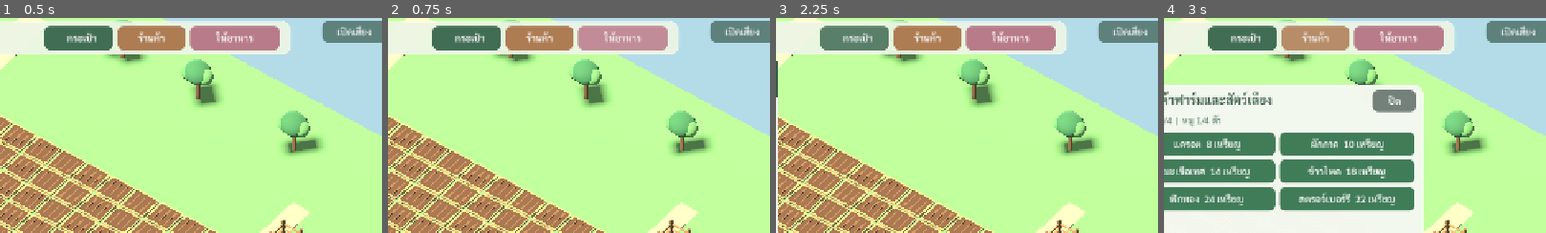
Above: before the commit, frames 1-4 (left to right).
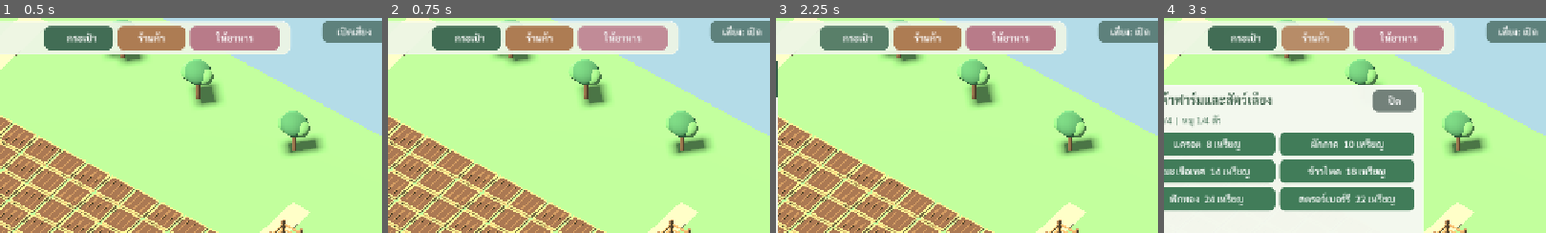
Above: after the commit, the same moments.

Repository: redfullmoon209-debug/happy-farm
Game: Godot game, scene res://scenes/Main.tscn
Same seed, same stepped clock (60 frames per second), same inputs: the game is played once before the commit and once after it.
Inputs:
- Up to frame 1 (0.5 s): no input
- Up to frame 2 (0.75 s): click "ให้อาหาร" at 0.5 s
- Up to frame 3 (2.25 s): click "กระโดด" at 1.25 s; click "กระเป๋า" at 2 s
- Up to frame 4 (3 s): click "ร้านค้า" at 2.75 s
The pictures show only the part of the screen within x 35-85%, y 0-50%; the shares and areas given below are measured in that part.

Frame 1 is identical in both runs. In frame 2, 0.2% of the frame differs, in the area x 87-98%, y 3-9%; in frame 3, 0.2%; in frame 4, 0.2%.

Commit message:
Trigger farming SFX, voices and ambient music from real keyboard/touch actions and nearby crops

Diff:
--- a/scripts/Game.gd
+++ b/scripts/Game.gd
@@ -461,6 +461,8 @@
         refresh_labels()
         return
     work_plot = index
+    if tool_mode == "plant" and farm_audio != null:
+        farm_audio.announce("plant")
     actor_goal = plot_places[index] + Vector3(0,0,1.20)
     message = "ชาวสวนกำลังเดินไปแปลง"
     refresh_labels()
@@ -493,6 +495,12 @@
         coins += int(CROPS[crop_id]["reward"])
         plots[i] = {"tilled":true}
         message = "เก็บเกี่ยวสำเร็จ ได้เหรียญเพิ่ม"
+    if farm_audio != null:
+        farm_audio.play_effect(tool_mode)
+        if tool_mode == "plant":
+            farm_audio.announce("water", true)
+        elif tool_mode == "harvest":
+            farm_audio.announce("harvest", true)
     work_plot = -1
     hoe.visible = false
     can.visible = false
@@ -504,6 +512,10 @@
     var previous_position: Vector3 = farmer.position
     elapsed += delta
     animate_pigs()
+    prompt_timer += delta
+    if prompt_timer >= 8.0:
+        prompt_timer = 0.0
+        _check_voice_context()
     tick += delta
     if tick >= 0.55:
         tick = 0
@@ -549,6 +561,13 @@
             farmer.position.y = jumping
         hoe.visible = false
         can.visible = false
+    if farmer.position.distance_to(previous_position) > 0.01:
+        footstep_timer -= delta
+        if footstep_timer <= 0.0 and farm_audio != null:
+            farm_audio.play_effect("step")
+            footstep_timer = 0.29 if running else 0.46
+    else:
+        footstep_timer = minf(footstep_timer, 0.15)
     # On a close-up view, keep the real farmer centered while they walk.
     if camera_distance < 30.0:
         update_camera()
@@ -582,6 +601,8 @@
     if work_plot >= 0 or work_time > 0 or shop_panel.visible: return
     if jumping <= 0 and jump_velocity <= 0:
         jump_velocity = 6.2
+        if farm_audio != null:
+            farm_audio.play_effect("jump")
 
 func zoom_in() -> void:
     set_camera_zoom(camera_distance * 0.72)
@@ -663,6 +684,15 @@
         update_camera()
 
 func _input(event: InputEvent) -> void:
+    if farm_audio != null and not farm_audio.unlocked:
+        var is_first_gesture: bool = (
+            (event is InputEventKey and event.pressed)
+            or (event is InputEventScreenTouch and event.pressed)
+            or (event is InputEventMouseButton and event.pressed)
+        )
+        if is_first_gesture:
+            farm_audio.activate()
+            refresh_sound_button()
     if event is InputEventKey and event.pressed and not event.echo and event.keycode == KEY_SPACE:
         jump()
     if event is InputEventScreenTouch:
@@ -1135,7 +1165,10 @@
     voice_caption_tween = create_tween()
     voice_caption_tween.tween_interval(2.8)
     voice_caption_tween.tween_property(voice_caption, "modulate:a", 0.0, 0.65)
-    voice_caption_tween.tween_callback(func() -> void: voice_caption.visible = false)
+    voice_caption_tween.tween_callback(_hide_voice_caption)
+
+func _hide_voice_caption() -> void:
+    voice_caption.visible = false
 
 func _check_voice_context() -> void:
     if farm_audio == null or not farm_audio.unlocked or not farm_audio.enabled:
@@ -1249,6 +1282,8 @@
         coins -= price
         seeds[index] = int(seeds[index])+1
         message = "ซื้อเมล็ดพันธุ์สำเร็จ"
+        if farm_audio != null:
+            farm_audio.play_effect("buy")
         save_game()
     else:
         message = "เงินไม่พอ"
@@ -1259,6 +1294,8 @@
         coins -= 35
         feed += 5
         message = "ซื้ออาหารหมูสำเร็จ"
+        if farm_audio != null:
+            farm_audio.play_effect("buy")
         save_game()
     else:
         message = "เงินไม่พอ"
@@ -1275,6 +1312,8 @@
         pens += 1
         rebuild_livestock()
         message = "ขยายคอกหมูสำเร็จ! มีพื้นที่เลี้ยงได้ %d ตัว" % (pens*PEN_CAPACITY)
+        if farm_audio != null:
+            farm_audio.play_effect("buy")
         save_game()
     refresh_labels()
 
@@ -1288,6 +1327,8 @@
         pigs += 1
         rebuild_livestock()
         message = "มีลูกหมูตัวใหม่แล้ว! ตอนนี้เลี้ยง %d ตัว" % pigs
+        if farm_audio != null:
+            farm_audio.play_effect("pig")
         save_game()
     refresh_labels()
 
@@ -1297,6 +1338,8 @@
     else:
         feed -= 1
         message = "ให้อาหารหมูแล้ว"
+        if farm_audio != null:
+            farm_audio.play_effect("pig")
         save_game()
     refresh_labels()
 
